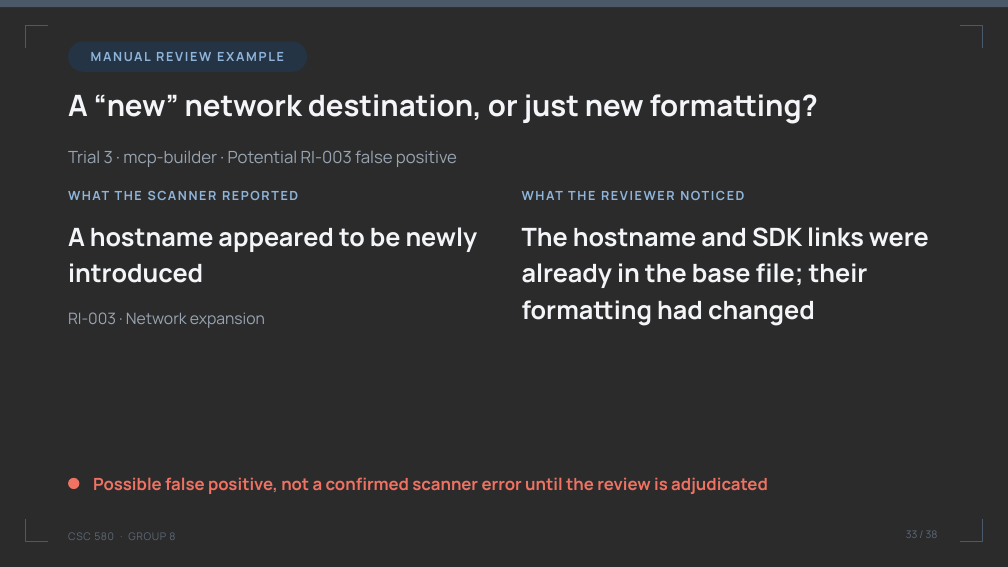
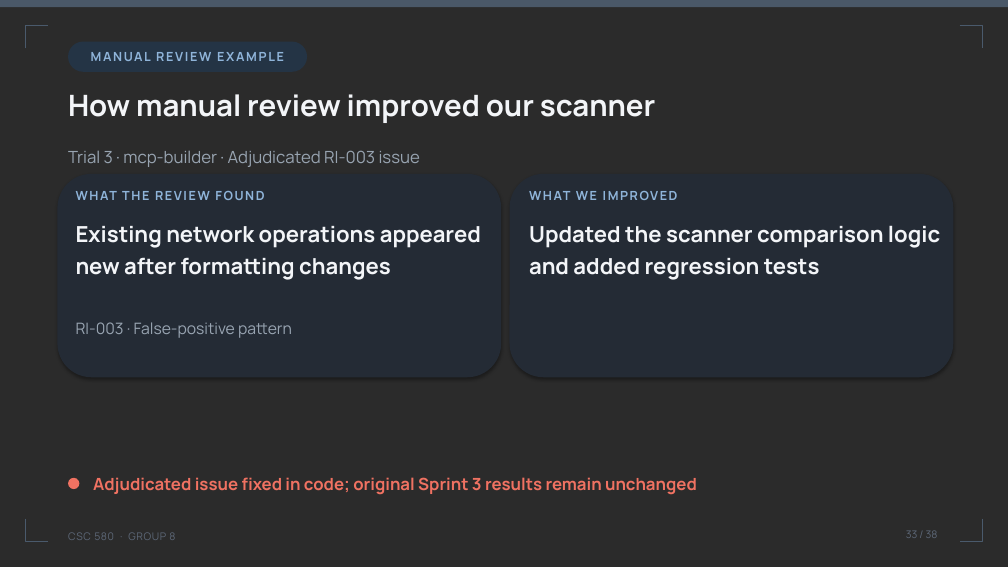
Before and after one commit to umdnp/csc580-project8, a slide deck: slide 33 of docs/group8_final_presentation.pptx. Drawn at 1008x567 pixels with LibreOffice and Linux fonts; fonts in the diff are those of the drawing; background and template pictures are left out; a plain dark background stands for a picture behind light text. Boxes give left, top, right and bottom in pixels: in the first picture for what was removed or moved away, otherwise in the second. Text is boxed around its words. In the diff, an @@ line names an element or a change of style, - is before the commit and + after.

```diff
--- a/docs/group8_final_presentation.pptx
+++ b/docs/group8_final_presentation.pptx
@@ text at (x1=68, y1=94, x2=655, y2=123): text changed @@
-A “new” network destination, or just new formatting?
+How manual review improved our scanner
@@ rounded rectangle added at (x1=57, y1=174, x2=501, y2=377), fill #242B35 @@
@@ text at (x1=68, y1=150, x2=420, y2=167): text changed @@
-Trial 3 · mcp-builder · Potential RI-003 false positive
+Trial 3 · mcp-builder · Adjudicated RI-003 issue
@@ rounded rectangle added at (x1=510, y1=174, x2=954, y2=377), fill #242B35 @@
@@ text at (x1=76, y1=185, x2=492, y2=208): text changed @@
-WHAT THE SCANNER REPORTED
+WHAT THE REVIEW FOUND
@@ text at (x1=529, y1=185, x2=945, y2=208): text changed @@
-WHAT THE REVIEWER NOTICED
+WHAT WE IMPROVED
@@ text at (x1=76, y1=226, x2=481, y2=280): text changed; size 24 to 21 pt @@
-A hostname appeared to be newly introduced
+Existing network operations appeared new after formatting changes
@@ text at (x1=529, y1=225, x2=940, y2=280): text changed; size 24 to 21 pt @@
-The hostname and SDK links were already in the base file; their formatting had changed
+Updated the scanner comparison logic and added regression tests
@@ text at (x1=76, y1=322, x2=292, y2=338): text changed @@
-RI-003 · Network expansion
+RI-003 · False-positive pattern
@@ text at (x1=93, y1=477, x2=697, y2=495): text changed @@
-Possible false positive, not a confirmed scanner error until the review is adjudicated
+Adjudicated issue fixed in code; original Sprint 3 results remain unchanged
```
Also in this commit, not shown: 8 other slides changed, 9 other files.
